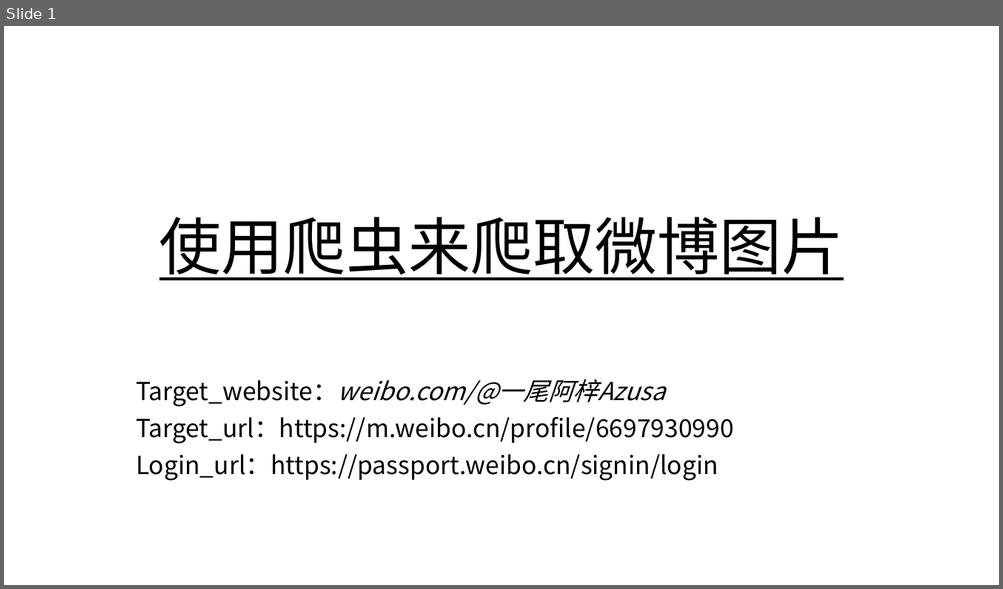
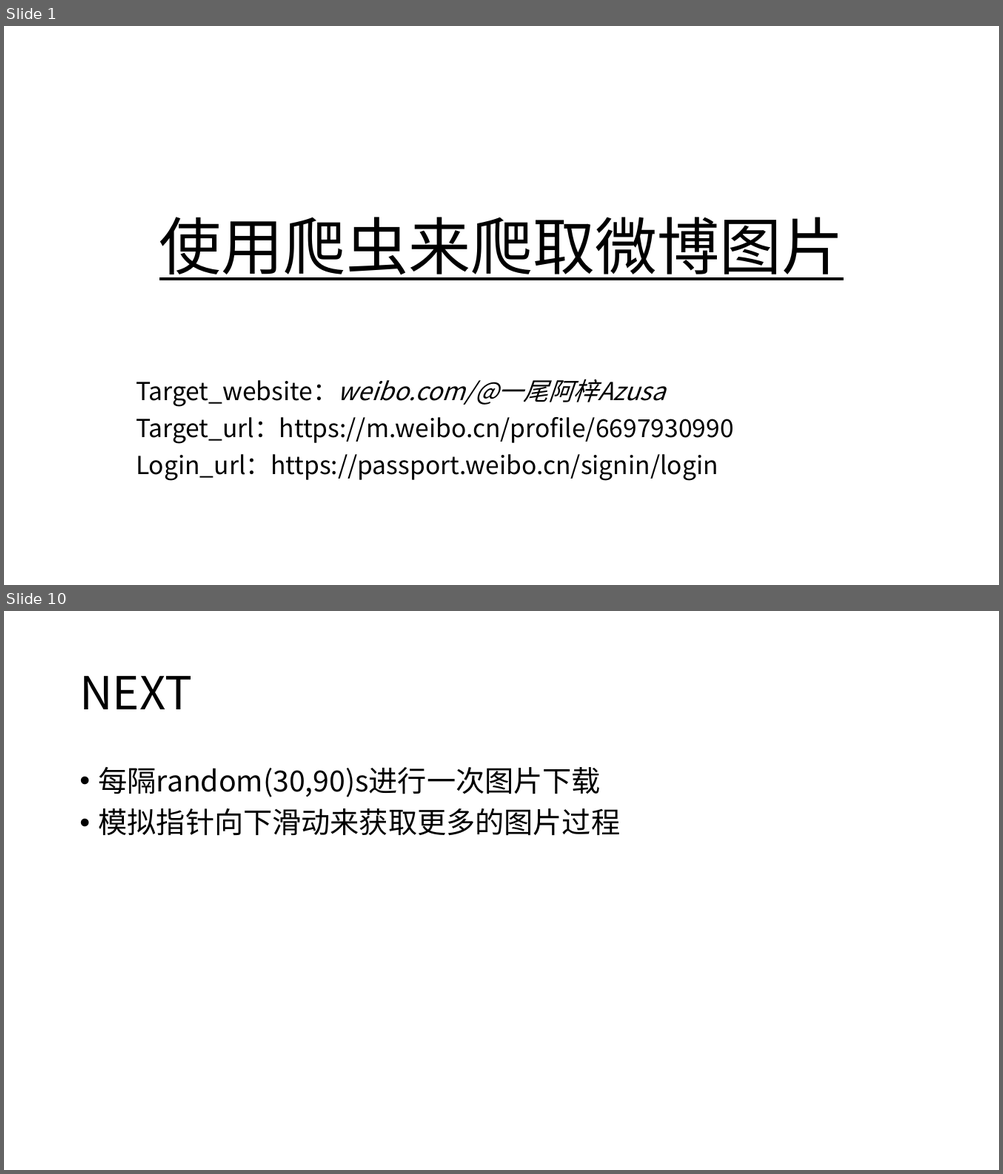
Before and after one commit to iunchen/ScrapySelf, a slide deck: Solution_v2.0.pptx. Shown one above the other, each under a label of ours: slide 1 before the commit, slides 1 and 10 after it; the slides between them are not shown. The pictures are 1003x589 and 1003x1174 pixels, drawn with LibreOffice and Linux fonts; fonts in the diff are those of the drawing. Boxes give left, top, right and bottom in pixels: in the first picture for what was removed or moved away, otherwise in the second. Text is boxed around its words. In the diff, an @@ line names an element or a change of style, - is before the commit and + after.

```diff
--- a/Solution_v2.0.pptx
+++ b/Solution_v2.0.pptx
@@ slide 10 added at box(4, 611, 999, 1170), background #FFFFFF @@
@@ title added at box(79, 676, 192, 709), 44 pt, text #000000 @@
+NEXT
@@ text added at box(99, 767, 620, 836), 28 pt, text #000000 @@
+• 每隔random(30,90)s进行一次图片下载
+• 模拟指针向下滑动来获取更多的图片过程
```
Also in this commit, not shown: 6 slides changed, 5 other slides added.
